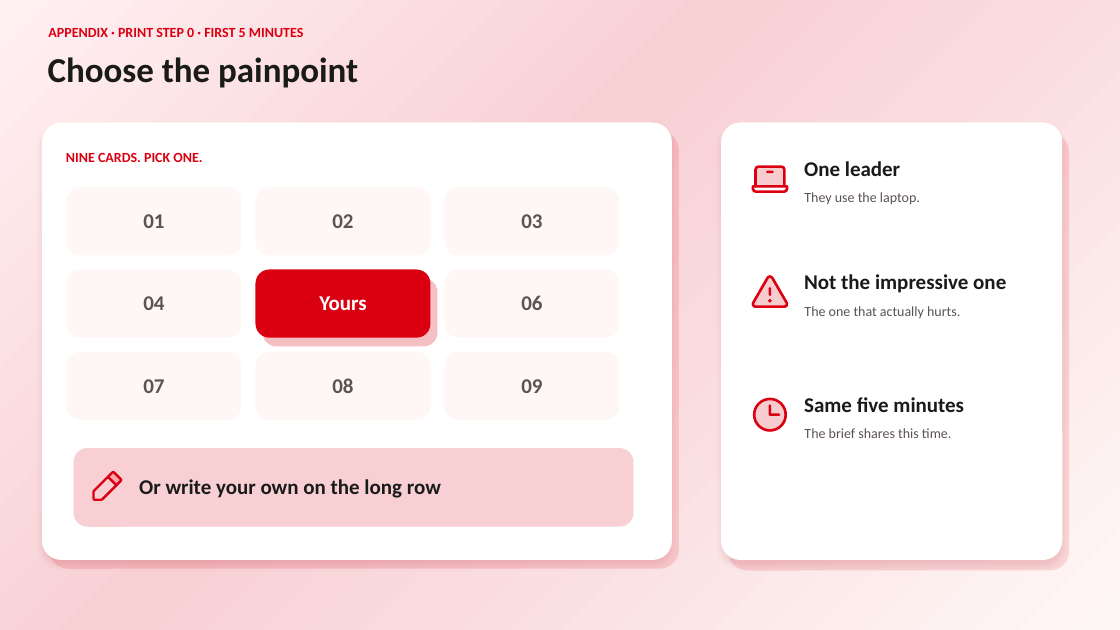
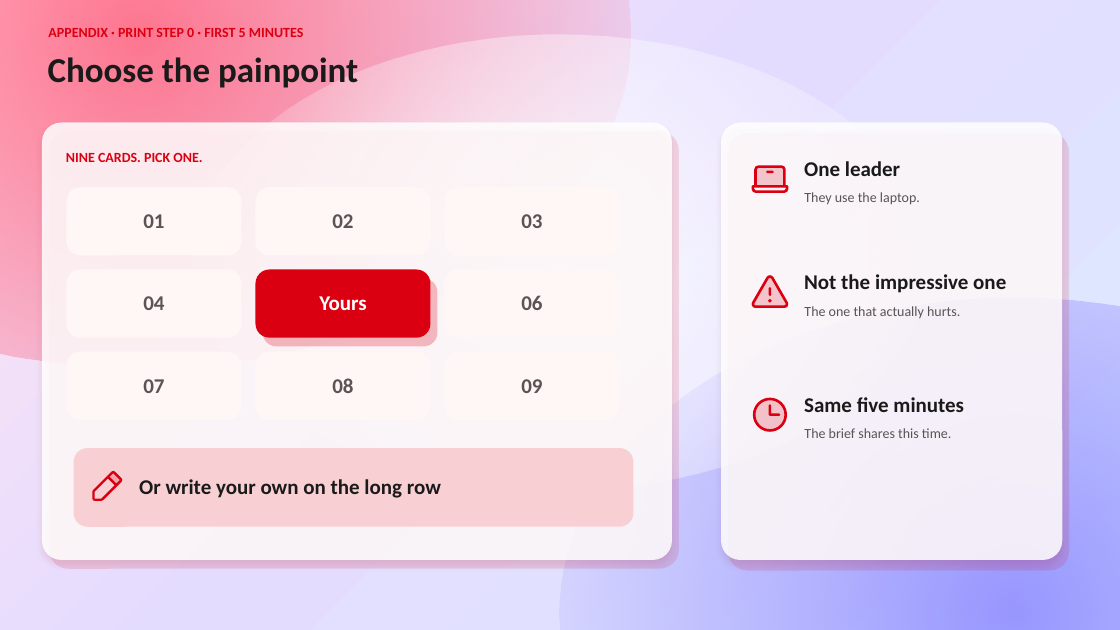
Before and after one commit to sync710n/wealthsymposium26, a slide deck: slide 3 of docs/Wealth-Symposium-Activity.pptx. Drawn at 1120x630 pixels with LibreOffice and Linux fonts; fonts in the diff are those of the drawing. Boxes give left, top, right and bottom in pixels: in the first picture for what was removed or moved away, otherwise in the second. Text is boxed around its words. In the diff, an @@ line names an element or a change of style, - is before the commit and + after.

```diff
--- a/docs/Wealth-Symposium-Activity.pptx
+++ b/docs/Wealth-Symposium-Activity.pptx
@@ background gradient #FFF1F2 to #F8D0D4 to #FFF7F6 to gradient #FFE4F2 to #E4DCFF to #DCEBFF @@
@@ ellipse added at <box>0,0,630,368</box>, fill gradient #FF4D6A @@
@@ ellipse added at <box>192,35,928,491</box>, fill gradient #FFFFFF @@
@@ rounded rectangle at <box>42,123,672,560</box>: fill #FFFFFF to #FFFFFF at 86% opacity @@
@@ rounded rectangle at <box>721,123,1062,560</box>: fill #FFFFFF to #FFFFFF at 86% opacity @@
@@ ellipse added at <box>560,297,1120,630</box>, fill gradient #6E63FF @@
```
Also in this commit, not shown: 5 other slides changed.
